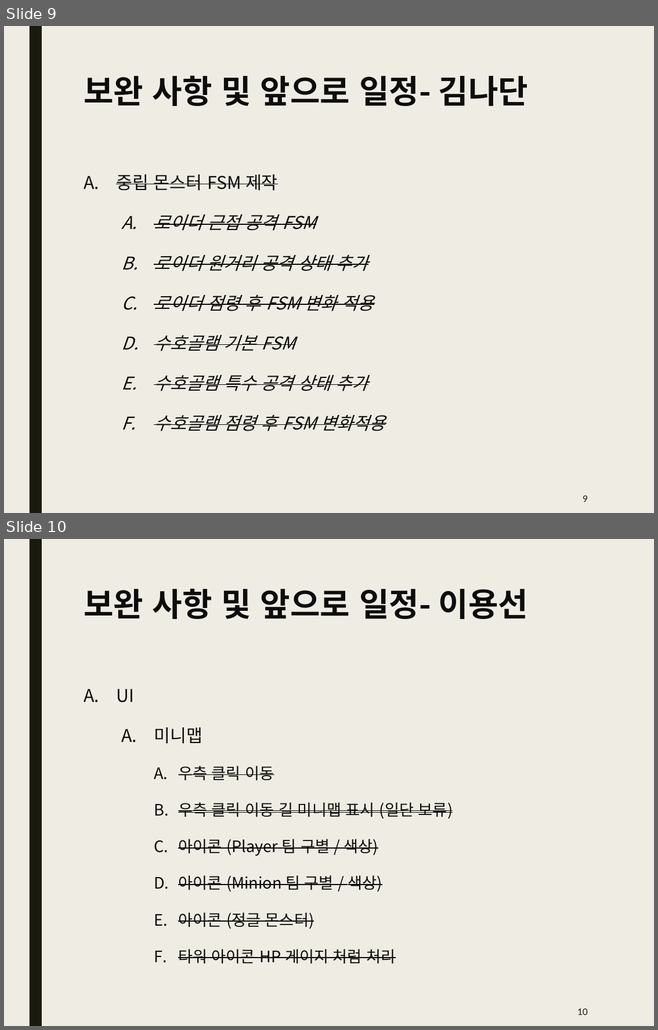
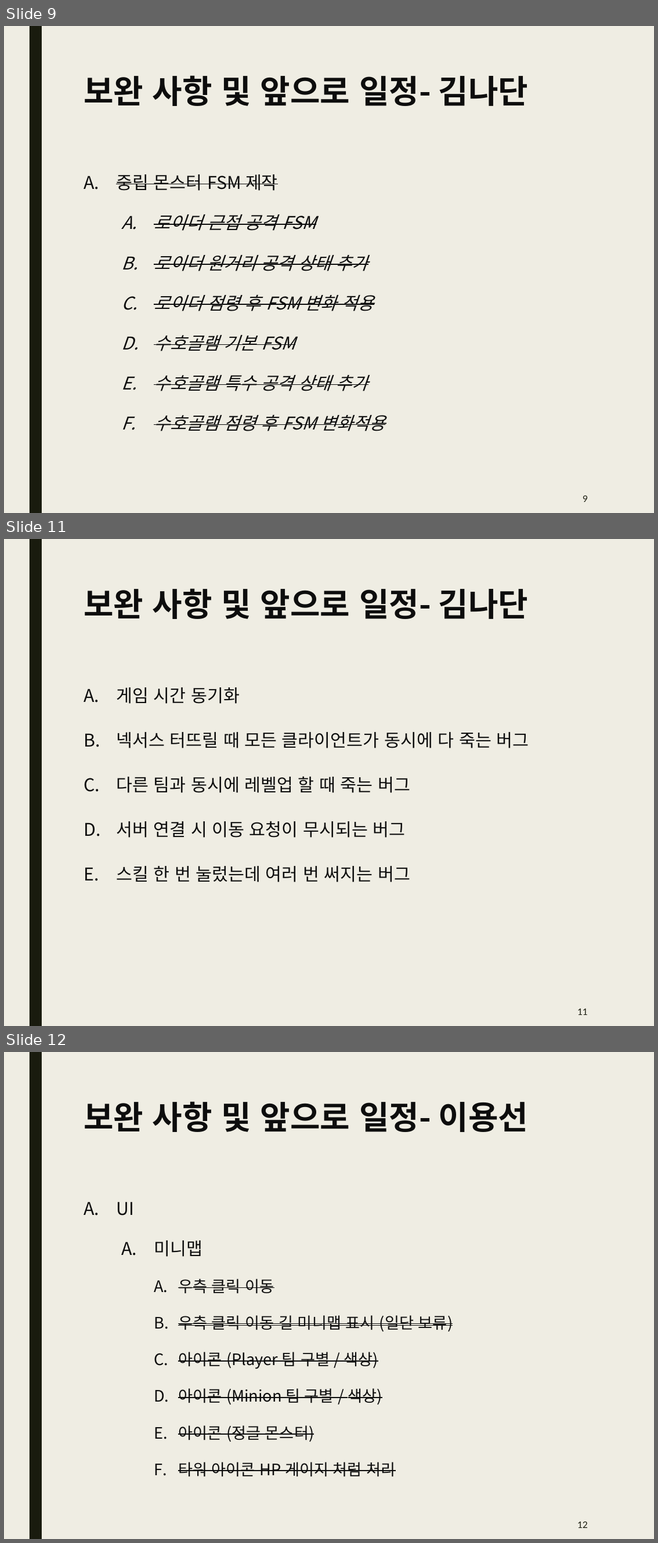
Before and after one commit to Kim2Kang/Documents, a slide deck: 진행사항.pptx. Shown one above the other, each under a label of ours: slides 9 and 10 before the commit, slides 9, 11 and 12 after it; the slides between them are not shown. The pictures are 658x1030 and 658x1543 pixels, drawn with LibreOffice and Linux fonts; fonts in the diff are those of the drawing. Boxes give left, top, right and bottom in pixels: in the first picture for what was removed or moved away, otherwise in the second. Text is boxed around its words. In the diff, an @@ line names an element or a change of style, - is before the commit and + after.

Commit message:
보고서 및 진행사항 업데이트

```diff
--- a/진행사항.pptx
+++ b/진행사항.pptx
@@ slide 11 added at (4,539,654,1026), background #EFEDE3; not listed: 1 template element that a slide beside it also shows @@
@@ title added at (83,588,528,619), 36 pt, text #0D0D0D, bold @@
+보완 사항 및 앞으로 일정- 김나단
@@ text added at (116,687,528,882), 19.5 pt, text #0D0D0D @@
+A. 게임 시간 동기화
+B. 넥서스 터뜨릴 때 모든 클라이언트가 동시에 다 죽는 버그
+C. 다른 팀과 동시에 레벨업 할 때 죽는 버그
+D. 서버 연결 시 이동 요청이 무시되는 버그
+E. 스킬 한 번 눌렀는데 여러 번 써지는 버그
@@ page number added at (577,1009,587,1015), 10 pt, text #191B0E @@
+11
@@ what was slide 10 is now slide 12 @@
@@ page number at (577,1521,587,1528): text changed @@
-10
+12
```
Also in this commit, not shown: 1 other slide added, 1 other file.
